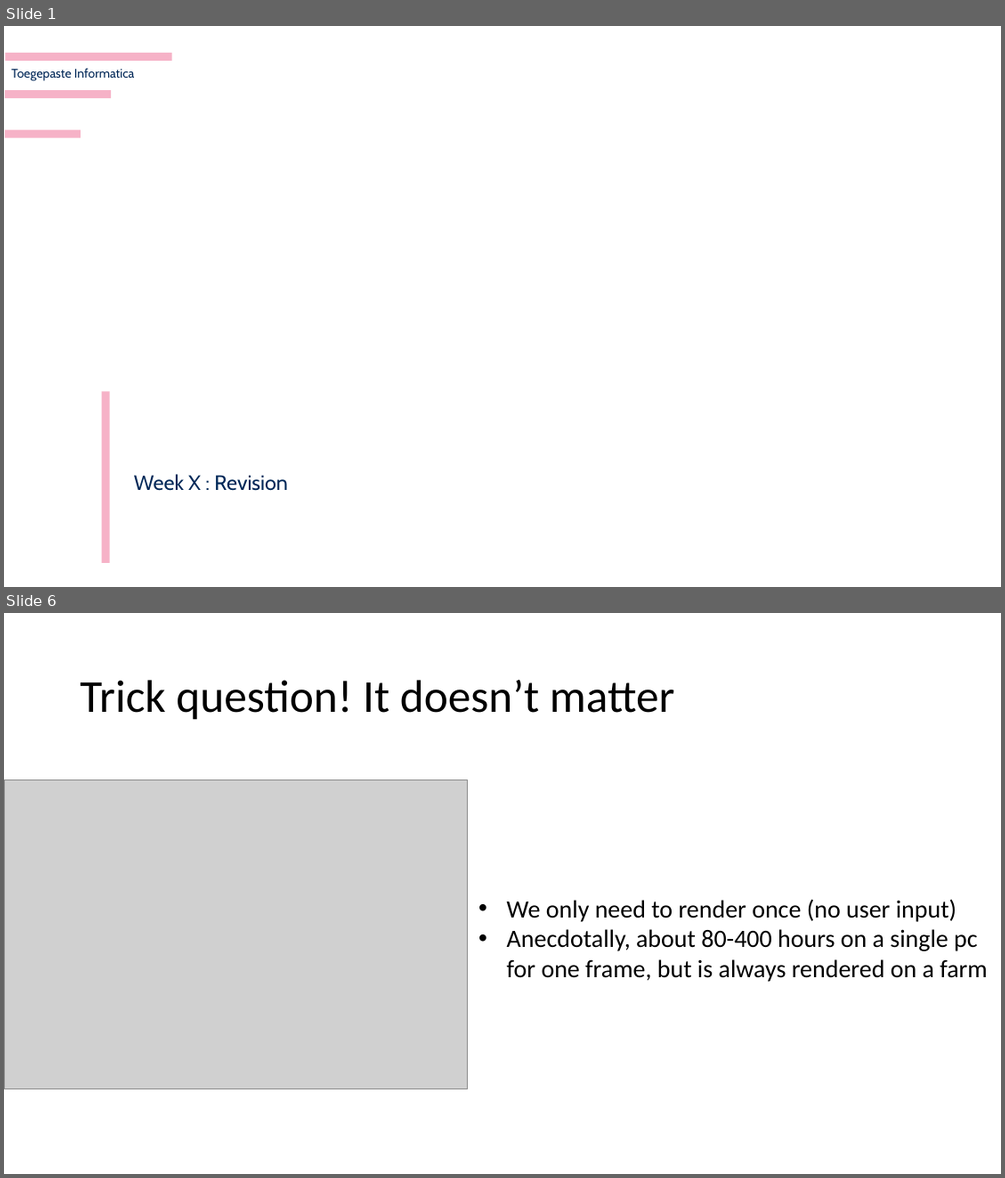
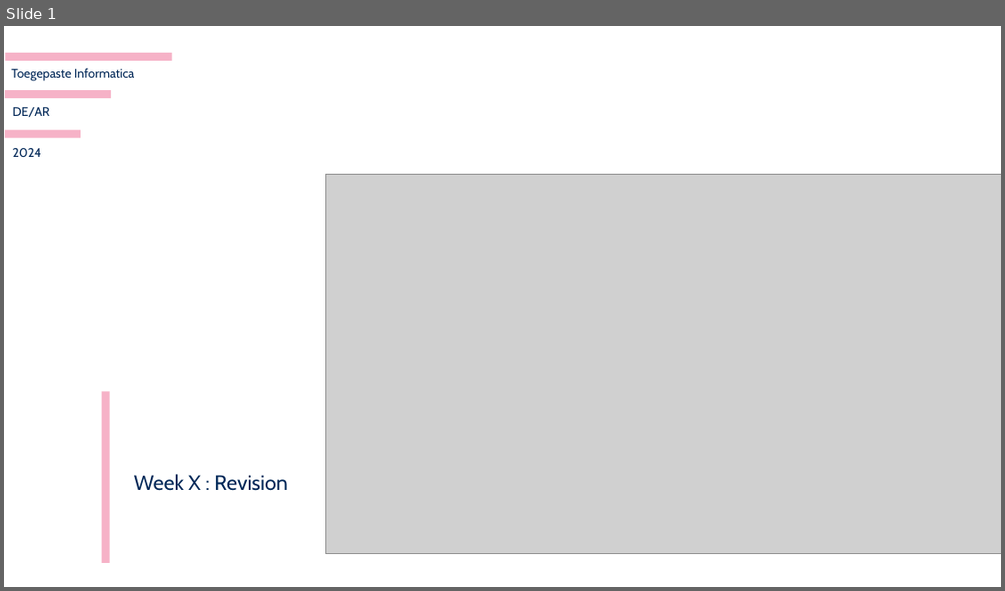
Before and after one commit to harveypekar/3dgraphics, a slide deck: course/3d_revision.pptx. Shown one above the other, each under a label of ours: slides 1 and 6 before the commit, slide 1 after it; the slides between them are not shown. The pictures are 1005x1178 and 1005x591 pixels, drawn with LibreOffice and Linux fonts; fonts in the diff are those of the drawing; grey boxes stand for pictures; background and template pictures are left out. Boxes give left, top, right and bottom in pixels: in the first picture for what was removed or moved away, otherwise in the second. Text is boxed around its words. In the diff, an @@ line names an element or a change of style, - is before the commit and + after.

```diff
--- a/course/3d_revision.pptx
+++ b/course/3d_revision.pptx
@@ slide 6 removed at bbox=[4, 613, 1001, 1174], background #FFFFFF @@
@@ title removed at bbox=[80, 680, 674, 720] @@
-Trick question! It doesn’t matter
@@ picture removed at bbox=[4, 779, 468, 1088] @@
@@ text removed at bbox=[507, 899, 987, 981] @@
-• We only need to render once (no user input)
-• Anecdotally, about 80-400 hours on a single pc for one frame, but is always rendered on a farm
@@ slide 1 changed as well @@
@@ text added at bbox=[13, 107, 50, 118], 12 pt, text #002757 @@
+DE/AR
@@ text added at bbox=[13, 148, 41, 157], 12 pt, text #002757 @@
+2024
@@ picture added at bbox=[325, 174, 1001, 554] @@
```
Also in this commit, not shown: 20 slides added, 19 other slides removed.
